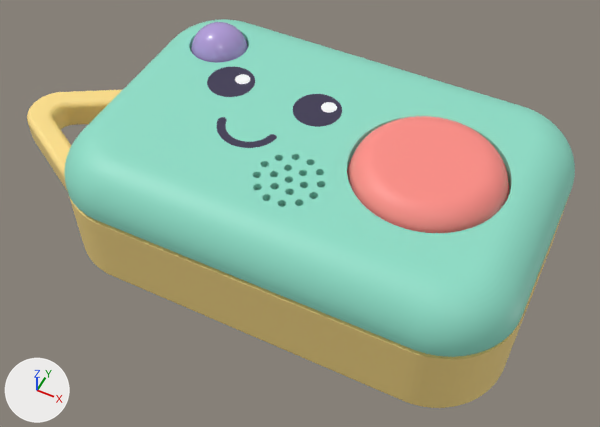
Two versions of the glTF model products/backpack-defender/rev-b/4-model/model.glb, one commit apart.
Before and after are seen from a camera (50 mm lens) standing at (0.0402, -0.0877, 0.1116) and looking at (-0.0019, -0.0034, 0.0063). The axes (+X, +Y, +Z) are drawn at lower left. The lights are the same throughout. The older version comes first. Where no turn or scale is listed for an object, it has been applied to the vertices.

Objects in the first picture: 'Base', 'Eye L', 'Eye R', 'Lid', 'PIR Dome', 'Silence Button', 'Smile' and 2 more.
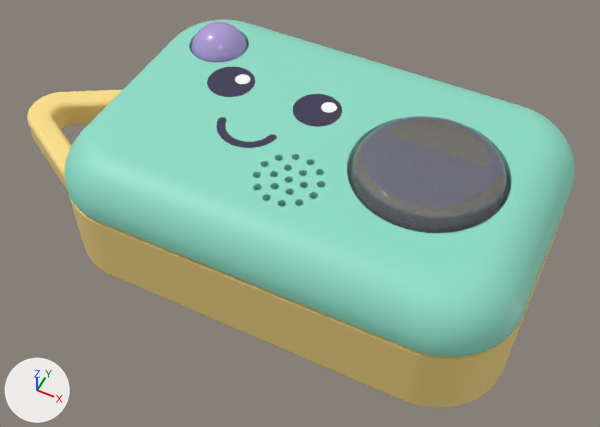
Boxes (x1, y1, x2, y2) around the edits, measured in the pictures (600 x 427 px):
'Silence Button', recoloured, surface changed: (347, 116, 509, 233) in both

Edits to the bpy script that builds the scene:
```text
Change mat_silence_button:
    mat_silence_button.base_color: (1.0, 0.275, 0.242) -> (0.855, 0.896, 1.0)  # pink #ff8f87 -> white #eef3ff
    mat_silence_button.roughness: 0.5 -> 0.06
    add mat_silence_button.transmission_weight = 0.9
```
